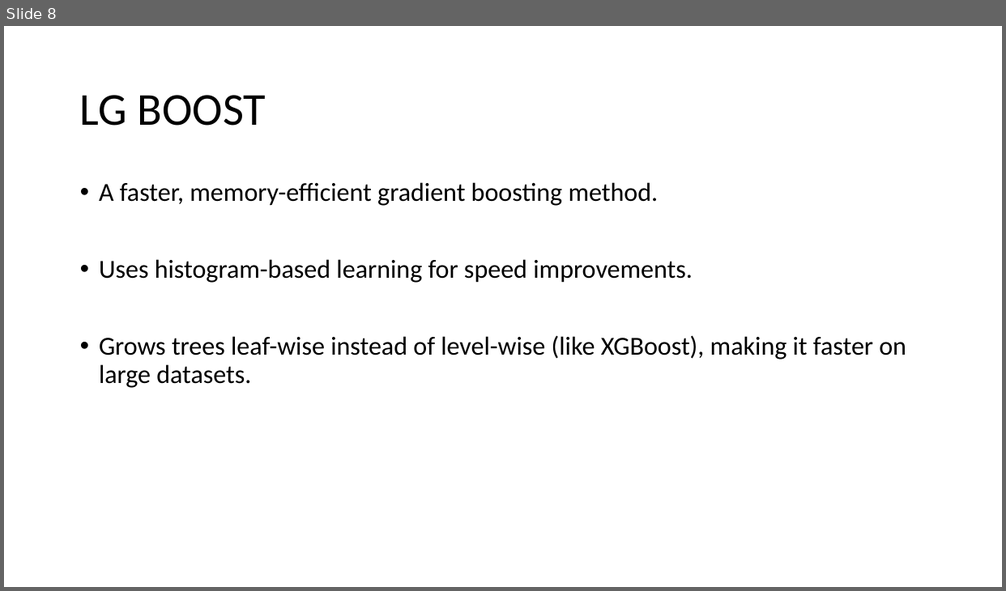
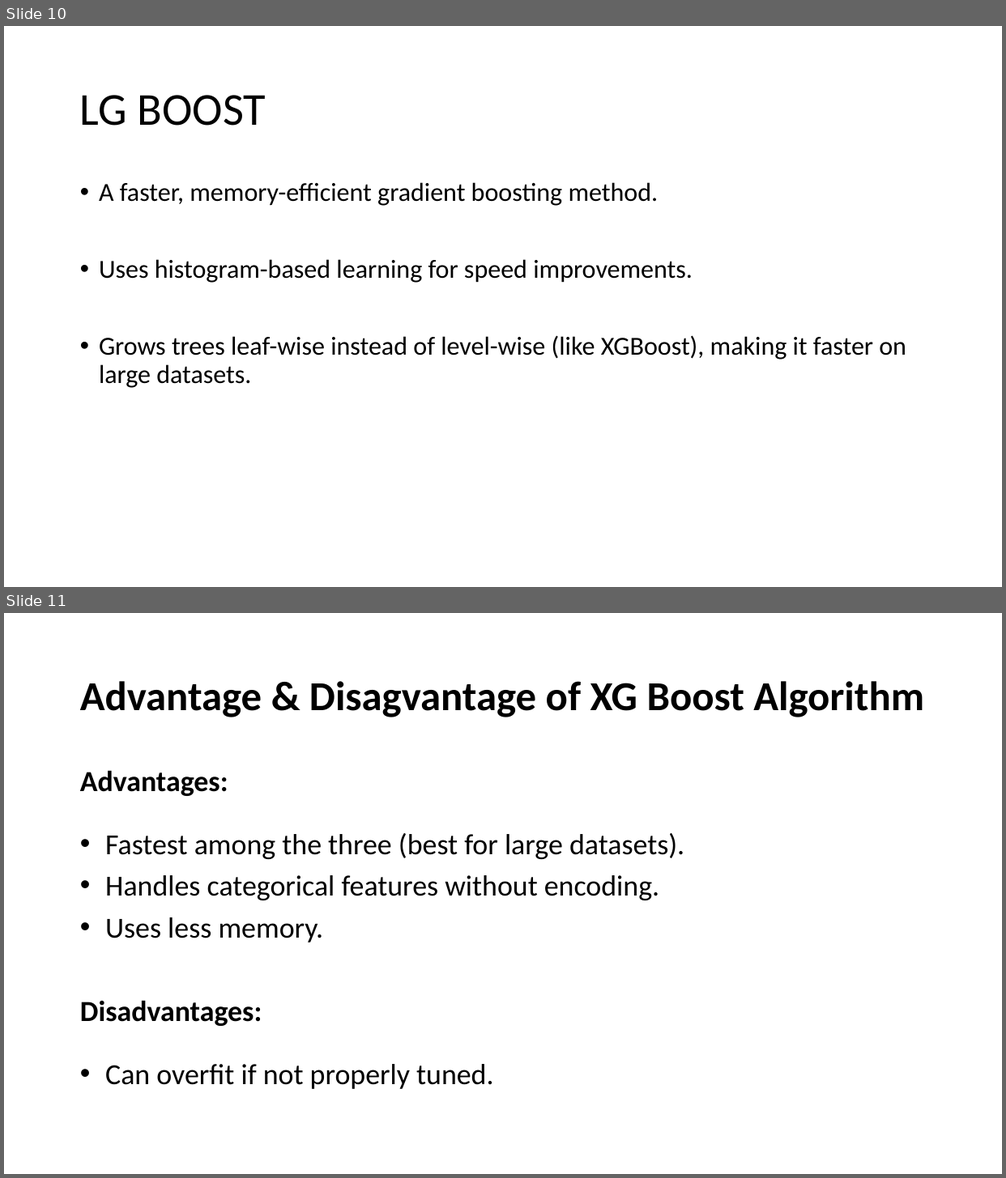
Before and after one commit to LakshmiMeyyappan/ML_Assignment_Repository, a slide deck: BoostingAlgorithm-Presentation.pptx. Shown one above the other, each under a label of ours: slide 8 before the commit, slides 10 and 11 after it. The pictures are 1006x591 and 1006x1178 pixels, drawn with LibreOffice and Linux fonts; fonts in the diff are those of the drawing. Boxes give left, top, right and bottom in pixels: in the first picture for what was removed or moved away, otherwise in the second. Text is boxed around its words. In the diff, an @@ line names an element or a change of style, - is before the commit and + after.

```diff
--- a/BoostingAlgorithm-Presentation.pptx
+++ b/BoostingAlgorithm-Presentation.pptx
@@ slide 11 added at [4, 613, 1002, 1174], background #FFFFFF @@
@@ title added at [80, 681, 924, 717], 39.6 pt, text #000000, bold @@
+Advantage & Disagvantage of XG Boost Algorithm
@@ text added at [80, 770, 684, 1089], 28 pt, text #000000 @@
+Advantages:
+• Fastest among the three (best for large datasets).
+• Handles categorical features without encoding.
+• Uses less memory.
+Disadvantages:
+• Can overfit if not properly tuned.
@@ what was slide 8 is now slide 10 @@
```
Also in this commit, not shown: 2 other slides added.
